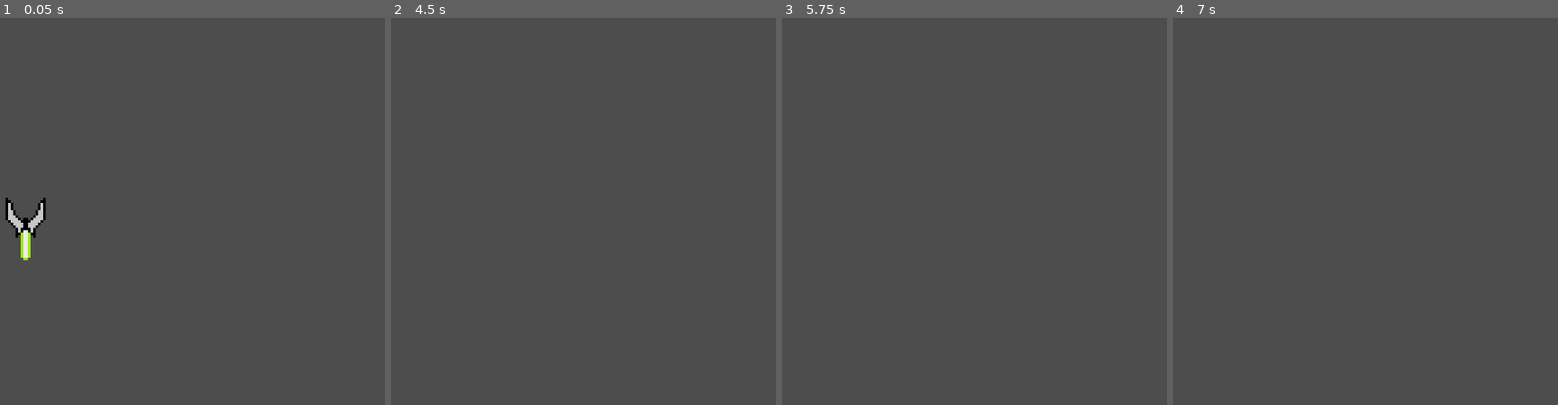
Above: before the commit, frames 1-4 (left to right).
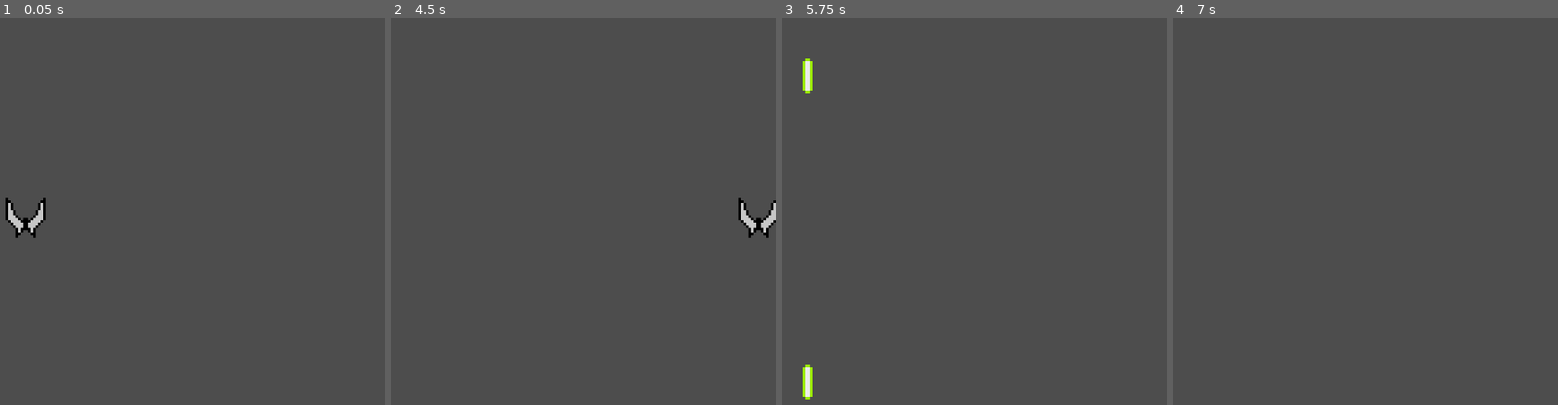
Above: after the commit, the same moments.

Repository: MuDotGen/pixel-shmup
Game: Godot game, scene res://scenes/debug/test_level.tscn
The game is run twice, just before and just after one commit, with the same random seed, the same clock (stepped at 60 frames per second) and the same inputs.
Inputs:
- Up to frame 1 (0.05 s): no input
- Up to frame 2 (4.5 s): tap Enter at 0.5, 2.75, 4.25 s; hold Right (player_move_right) 0.53-1.28 s; hold Z (player_weapon_primary) 0.53-1.28 s; hold Down (player_move_down) 1.28-2.03 s; tap Z (player_weapon_primary) at 1.35, 2.85, 4.35 s; tap Space at 2, 3.5 s; hold Right (player_move_right) 2.03-2.78 s; hold Z (player_weapon_primary) 2.03-2.78 s; hold Up (player_move_up) 2.78-3.53 s; hold Z (player_weapon_primary) 3.53-4.28 s; hold Left (player_move_left) from 3.53 s (still down)
- Up to frame 3 (5.75 s): release Left (player_move_left) at 5.03 s; hold Down (player_move_down) from 5.03 s (still down); hold Z (player_weapon_primary) from 5.03 s (still down)
- Up to frame 4 (7 s): tap Space at 5.75 s; release Down (player_move_down) at 5.78 s; release Z (player_weapon_primary) at 5.78 s; hold Right (player_move_right) 5.78-6.53 s; tap Z (player_weapon_primary) at 5.85 s; hold Up (player_move_up) from 6.53 s (still down); hold Z (player_weapon_primary) from 6.53 s (still down)

The runs differ from the first frame. In frame 1, 0.2% of the frame differs, in the area x 5-8%, y 54-63%; in frame 2, 0.5%, in the area x 90-100%, y 46-57%; in frame 3, 0.4%; in frame 4, nothing differs.

Commit message:
Add projectile sound effect; Make rapid fire

Diff:
--- a/shmup/scenes/debug/test_level.tscn
+++ b/shmup/scenes/debug/test_level.tscn
@@ -1,8 +1,7 @@
-[gd_scene load_steps=4 format=3 uid="uid://7qrftfbhhxrd"]
+[gd_scene load_steps=3 format=3 uid="uid://7qrftfbhhxrd"]
 
 [ext_resource type="PackedScene" uid="uid://o2cpuad5geqe" path="res://scenes/player/player.tscn" id="1_06ig7"]
 [ext_resource type="AudioStream" uid="uid://7cyqle1vmlnw" path="res://audio/music/5_action_chiptunes/Juhani Junkala [Retro Game Music Pack] Level 1.wav" id="2_3lhpn"]
-[ext_resource type="PackedScene" uid="uid://bevkkg4jti5sh" path="res://scenes/weapons/projectile.tscn" id="3_2tt7y"]
 
 [node name="TestLevel" type="Node2D"]
 
@@ -11,10 +10,6 @@
 [node name="Camera2D" type="Camera2D" parent="."]
 zoom = Vector2(4, 4)
 
-[node name="AudioStreamPlayer2D" type="AudioStreamPlayer2D" parent="."]
+[node name="MusicPlayer" type="AudioStreamPlayer2D" parent="."]
 stream = ExtResource("2_3lhpn")
 autoplay = true
-
-[node name="Projectile" parent="." instance=ExtResource("3_2tt7y")]
-position = Vector2(0, 50)
-speed = 800.0
--- a/shmup/scenes/player/player.tscn
+++ b/shmup/scenes/player/player.tscn
@@ -1,15 +1,18 @@
-[gd_scene load_steps=5 format=3 uid="uid://o2cpuad5geqe"]
+[gd_scene load_steps=6 format=3 uid="uid://o2cpuad5geqe"]
 
 [ext_resource type="Script" path="res://scenes/player/scripts/player.gd" id="1_e3avg"]
 [ext_resource type="Texture2D" uid="uid://coeap7koi3ybf" path="res://scenes/player/art/spr_player.png" id="1_iyabw"]
 [ext_resource type="PackedScene" uid="uid://bevkkg4jti5sh" path="res://scenes/weapons/projectile.tscn" id="2_p6s0w"]
+[ext_resource type="AudioStream" uid="uid://bw3yhky1yy6kp" path="res://scenes/weapons/audio/sfx/sfx_sounds_high5.wav" id="4_xw3lh"]
 
 [sub_resource type="CircleShape2D" id="CircleShape2D_4a1vx"]
 radius = 6.0
 
 [node name="Player" type="CharacterBody2D"]
 z_index = 100
+motion_mode = 1
 script = ExtResource("1_e3avg")
+movement_speed = 250.0
 projectile_scene = ExtResource("2_p6s0w")
 
 [node name="CollisionShape2D" type="CollisionShape2D" parent="."]
@@ -17,3 +20,12 @@
 
 [node name="Sprite2D" type="Sprite2D" parent="."]
 texture = ExtResource("1_iyabw")
+
+[node name="ProjectileAudioStream" type="AudioStreamPlayer2D" parent="."]
+stream = ExtResource("4_xw3lh")
+volume_db = -7.836
+pitch_scale = 1.48
+
+[node name="ProjectileCooldown" type="Timer" parent="."]
+wait_time = 0.1
+one_shot = true
--- a/shmup/scenes/player/scripts/player.gd
+++ b/shmup/scenes/player/scripts/player.gd
@@ -2,13 +2,20 @@
 class_name Player
 
 @export var movement_speed : float = 300.0
+@export var projectile_offset : Vector2 = Vector2(0, -4)
 @export var projectile_scene : PackedScene
+
+@onready var projectile_audio : AudioStreamPlayer2D = $ProjectileAudioStream
+@onready var projectile_cooldown : Timer = $ProjectileCooldown
 
 var _can_fire_projectile : bool = false
 
 func _ready() -> void:
 	if projectile_scene != null:
 		_can_fire_projectile = true
+
+	if projectile_cooldown != null:
+		projectile_cooldown.timeout.connect(_on_projectile_cooldown_timeout)
 
 func _physics_process(_delta: float) -> void:
 	_process_movement()
@@ -28,7 +35,7 @@
 	move_and_slide()
 
 func _process_weapon() -> void:
-	if _can_fire_projectile and Input.is_action_just_pressed("player_weapon_primary"):
+	if _can_fire_projectile and Input.is_action_pressed("player_weapon_primary"):
 		_fire_projectile()
 
 func _fire_projectile() -> void:
@@ -36,6 +43,15 @@
 
 	get_tree().root.add_child(projectile) # Add the projectile to the root of the scene tree so it doesn't get affected by the player's movement
 
-	projectile.global_position = self.global_position
+	projectile.global_position = self.global_position + projectile_offset
 
+	projectile_audio.play()
+
+	# Reset the firing cooldown
+	_can_fire_projectile = false
+	projectile_cooldown.start()
 	pass
+
+func _on_projectile_cooldown_timeout() -> void:
+	_can_fire_projectile = true
+	pass
--- a/shmup/scenes/weapons/scripts/projectile.gd
+++ b/shmup/scenes/weapons/scripts/projectile.gd
@@ -7,7 +7,7 @@
 @onready var timeout: Timer = $TimeoutTimer
 
 func _ready() -> void:
-	timeout.timeout.connect(self._on_timer_timeout)
+	timeout.timeout.connect(_on_timer_timeout)
 
 func _physics_process(delta: float) -> void:
 	position += direction * speed * delta
Not shown, added: shmup/scenes/weapons/audio/sfx/sfx_sounds_high5.wav.import
Not shown, added: shmup/scenes/weapons/audio/sfx/sfx_sounds_high5.wav
